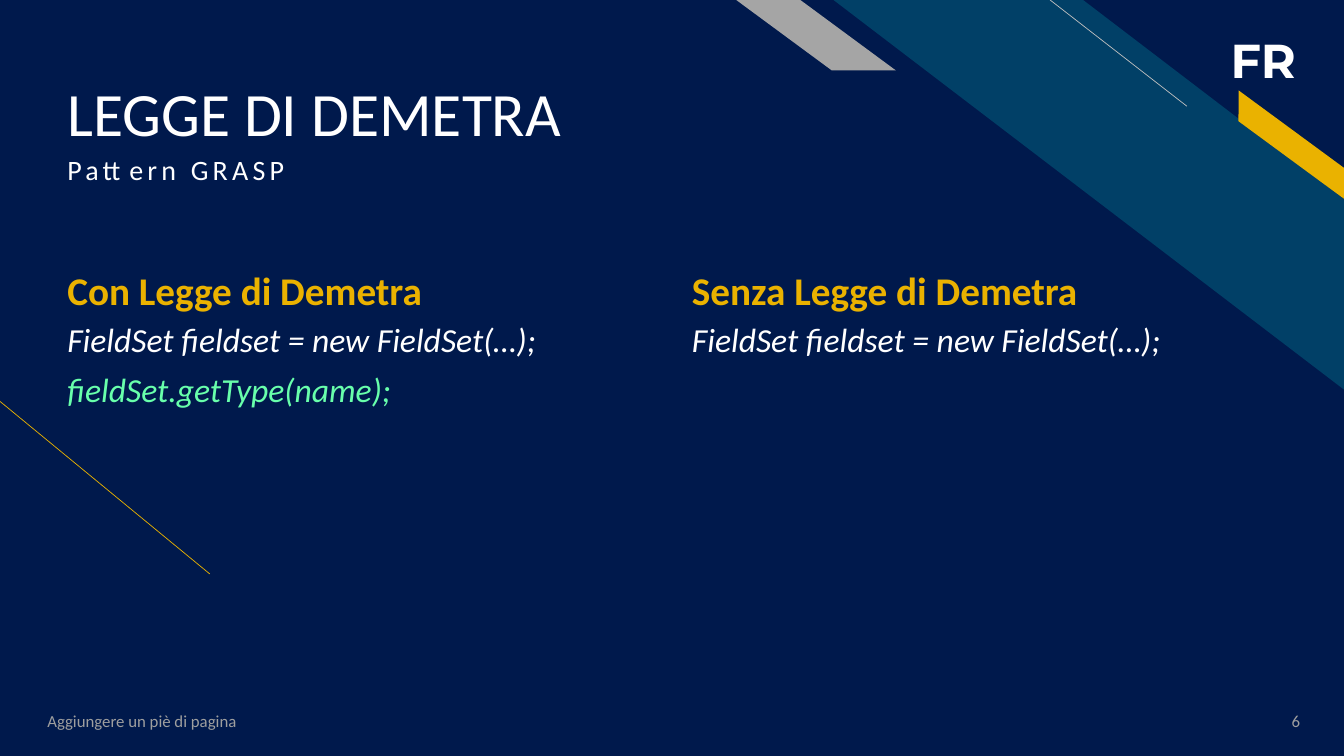
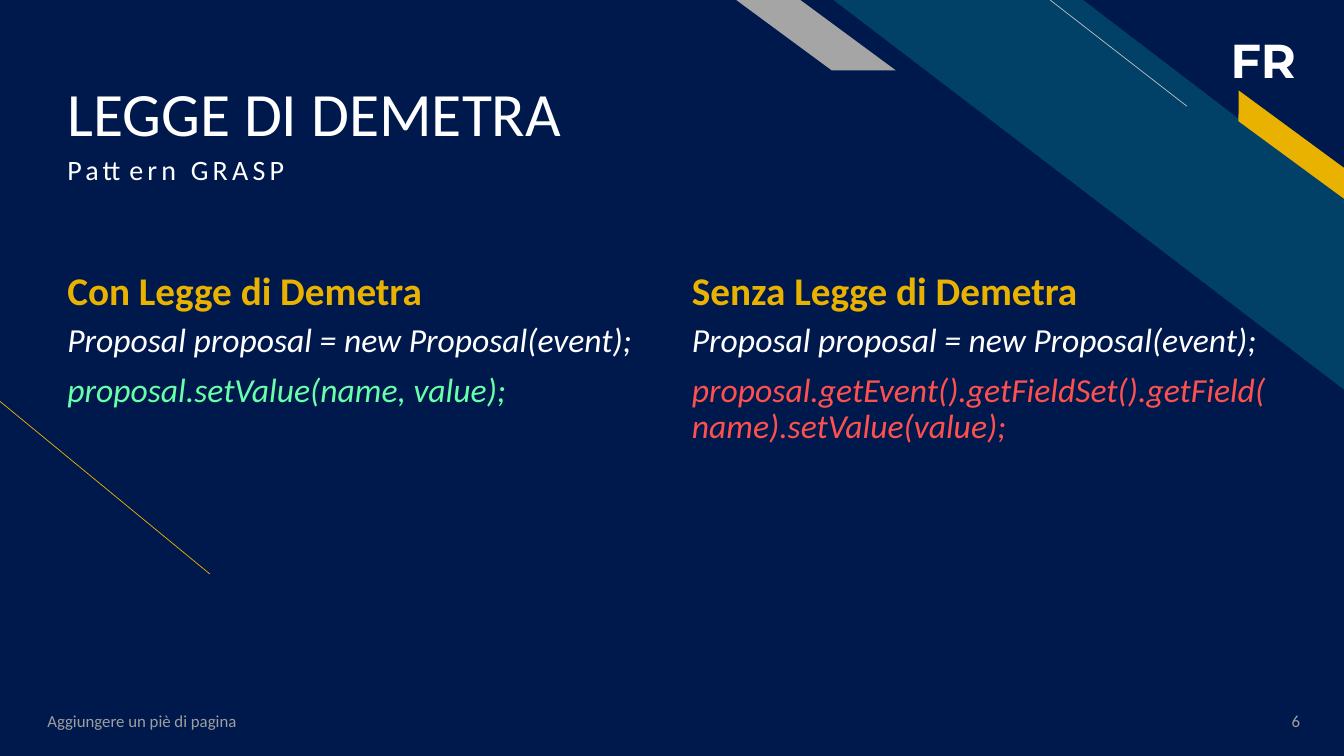
Before and after one commit to salvalai-matteo/EventBookDocumentation, a slide deck: slide 6 of Progetto Ingegneria SW.pptx. Drawn at 1344x756 pixels with LibreOffice and Linux fonts; fonts in the diff are those of the drawing. Boxes give left, top, right and bottom in pixels: in the first picture for what was removed or moved away, otherwise in the second. Text is boxed around its words. In the diff, an @@ line names an element or a change of style, - is before the commit and + after.

```diff
--- a/Progetto Ingegneria SW.pptx
+++ b/Progetto Ingegneria SW.pptx
@@ text at <box>67,327,632,408</box>: text changed @@
-FieldSet fieldset = new FieldSet(…);
-fieldSet.getType(name);
+Proposal proposal = new Proposal(event);
+proposal.setValue(name, value);
@@ text at <box>692,327,1265,443</box>: text changed; text colour #FFFFFF to #FF5050 @@
-FieldSet fieldset = new FieldSet(…);
+Proposal proposal = new Proposal(event);
+proposal.getEvent().getFieldSet().getField(name).setValue(value);
```
Also in this commit, not shown: 5 other slides changed.
